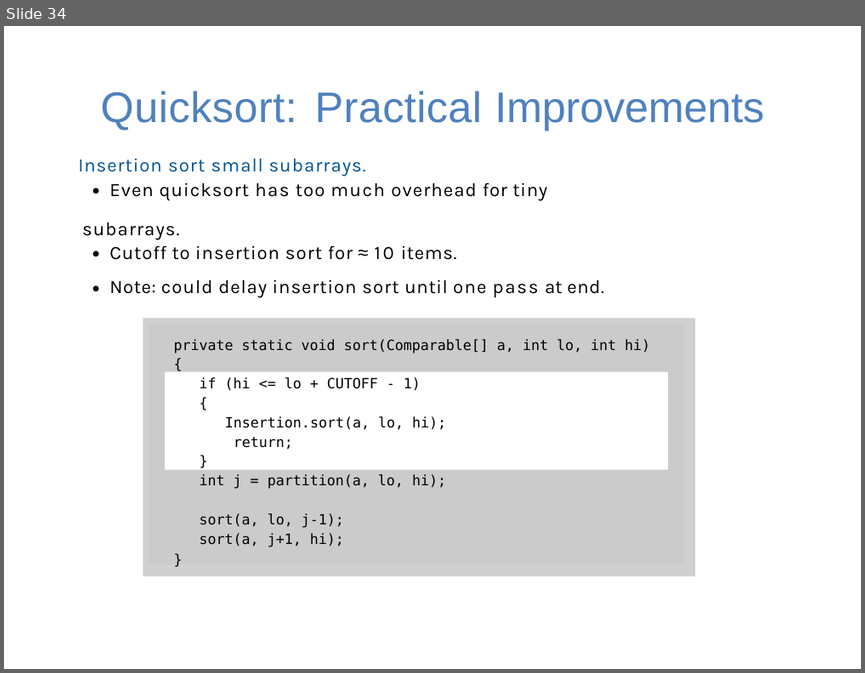
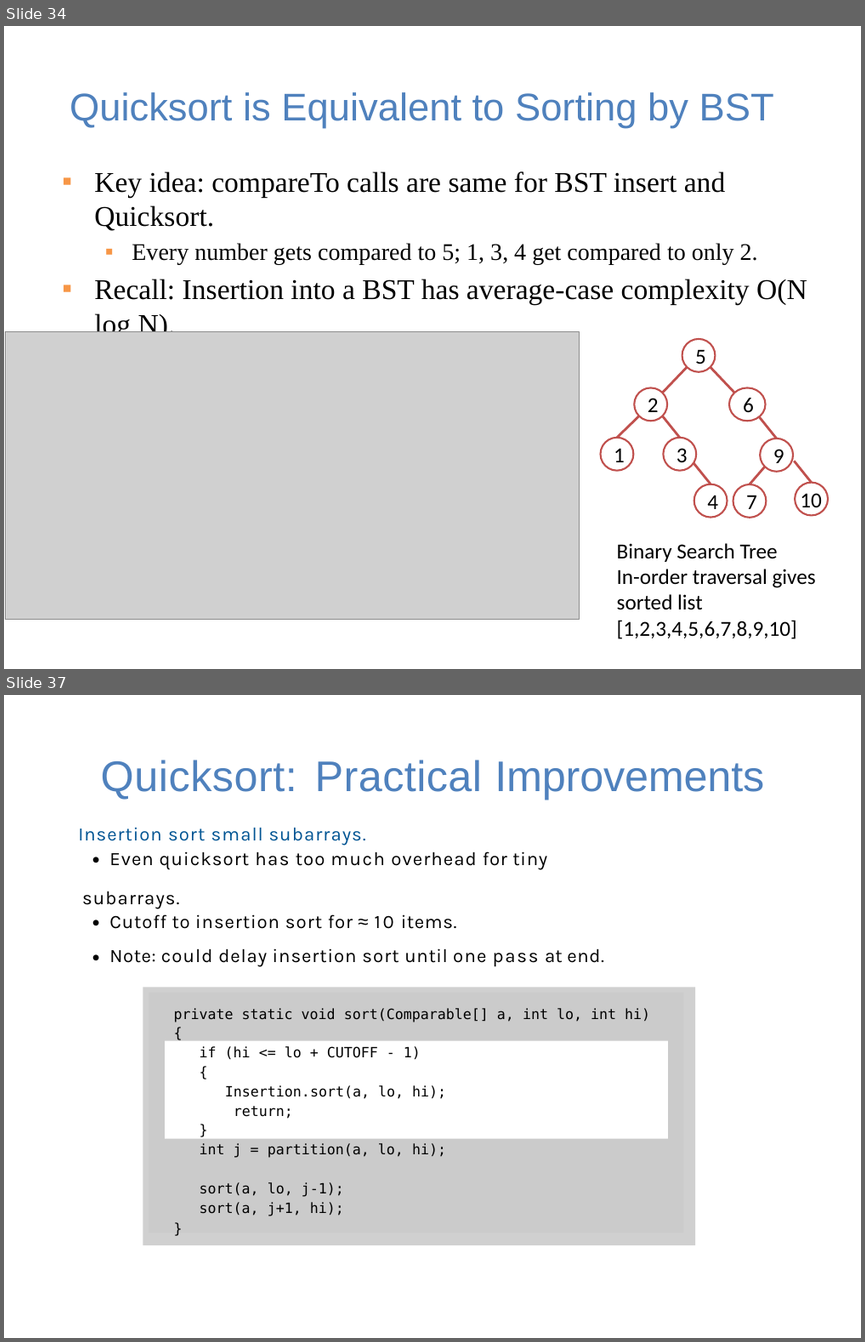
Before and after one commit to guhofstra/CSC111Fa25, a slide deck: PPTs/Lecture 13-sorting algorithms.pptx. Shown one above the other, each under a label of ours: slide 34 before the commit, slides 34 and 37 after it; the slides between them are not shown. The pictures are 865x673 and 865x1342 pixels, drawn with LibreOffice and Linux fonts; fonts in the diff are those of the drawing; grey boxes stand for pictures. Boxes give left, top, right and bottom in pixels: in the first picture for what was removed or moved away, otherwise in the second. Text is boxed around its words. In the diff, an @@ line names an element or a change of style, - is before the commit and + after.

```diff
--- a/PPTs/Lecture 13-sorting algorithms.pptx
+++ b/PPTs/Lecture 13-sorting algorithms.pptx
@@ slide 34 added at [4,26,861,669], background #FFFFFF @@
@@ title added at [69,92,774,128], 32.4 pt, text #4F81BD @@
+Quicksort is Equivalent to Sorting by BST
@@ text added at [94,171,807,339], 24 pt, text #000000 @@
+▪ Key idea: compareTo calls are same for BST insert and Quicksort.
+  ▪ Every number gets compared to 5; 1, 3, 4 get compared to only 2.
+▪ Recall: Insertion into a BST has average-case complexity O(N log N).
@@ picture added at [6,332,579,619] @@
@@ ellipse added at [681,339,715,372], fill #FFFFFF, outline #C0504D 1.5 pt, 18 pt, text #000000 @@
+5
@@ line added from (662, 392) to (687, 367), #C0504D 2 pt @@
@@ line added from (734, 392) to (710, 367), #C0504D 2 pt @@
@@ ellipse added at [634,387,667,421], fill #FFFFFF, outline #C0504D 1.5 pt, 18 pt, text #000000 @@
+2
@@ ellipse added at [729,387,765,421], fill #FFFFFF, outline #C0504D 1.5 pt, 18 pt, text #000000 @@
+6
@@ line added from (617, 437) to (639, 416), #C0504D 2 pt @@
@@ line added from (679, 437) to (662, 416), #C0504D 2 pt @@
@@ line added from (776, 438) to (759, 417), #C0504D 2 pt @@
@@ ellipse added at [601,437,634,471], fill #FFFFFF, outline #C0504D 1.5 pt, 18 pt, text #000000 @@
+1
@@ ellipse added at [663,437,696,471], fill #FFFFFF, outline #C0504D 1.5 pt, 18 pt, text #000000 @@
+3
@@ ellipse added at [760,438,793,471], fill #FFFFFF, outline #C0504D 1.5 pt, 18 pt, text #000000 @@
+9
@@ line added from (711, 483) to (692, 462), #C0504D 2 pt @@
@@ ellipse added at [693,483,727,517], fill #FFFFFF, outline #C0504D 1.5 pt, 18 pt, text #000000 @@
+4
@@ ellipse added at [733,484,766,518], fill #FFFFFF, outline #C0504D 1.5 pt, 18 pt, text #000000 @@
+7
@@ line added from (749, 484) to (765, 466), #C0504D 2 pt @@
@@ line added from (812, 482) to (794, 460), #C0504D 2 pt @@
@@ ellipse added at [794,482,828,516], fill #FFFFFF, outline #C0504D 1.5 pt @@
@@ text added at [800,493,822,512], 18 pt, text #000000 @@
+10
@@ text added at [617,543,816,639], 18 pt, text #000000 @@
+Binary Search Tree
+In-order traversal gives sorted list [1,2,3,4,5,6,7,8,9,10]
@@ what was slide 34 is now slide 37 @@
```
Also in this commit, not shown: 19 slides changed, 5 other slides added, 1 slide removed, 17 other files.
